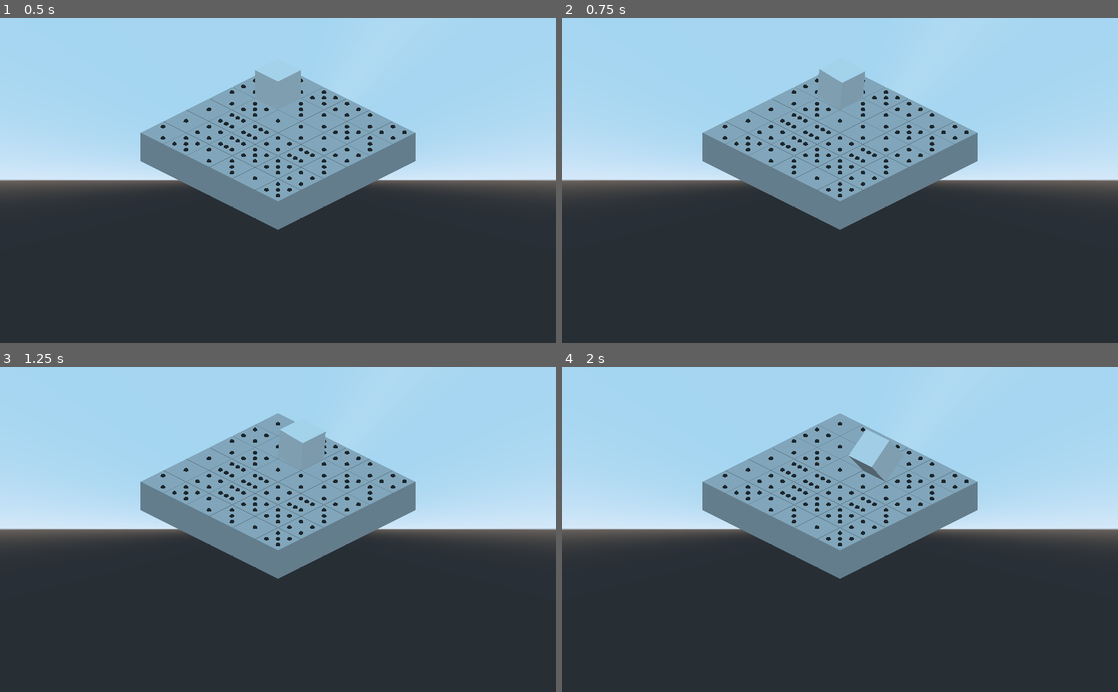
Above: before the commit, frames 1-4 (two rows, left to right).
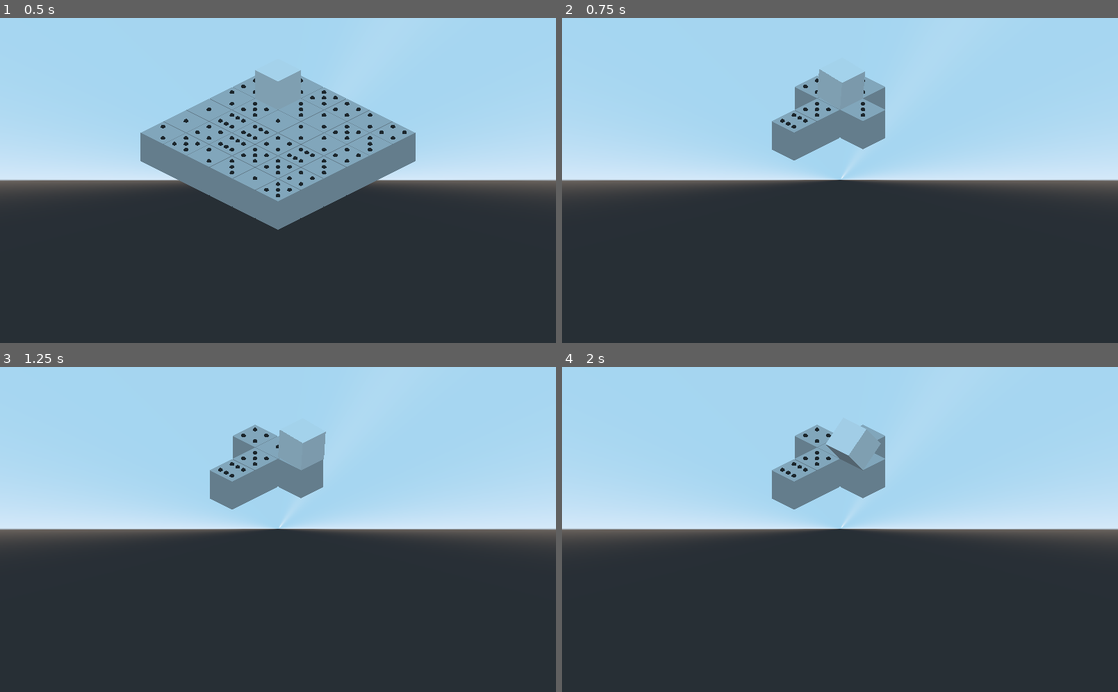
Above: after the commit, the same moments.

Repository: suaveware/gmtk-jam-2022
Game: Godot game, scene res://Main.tscn
The game is run twice, just before and just after one commit, with the same random seed, the same clock (stepped at 60 frames per second) and the same inputs.
Inputs:
- Up to frame 1 (0.5 s): no input
- Up to frame 2 (0.75 s): tap Enter at 0.5 s; hold D (roll_right) from 0.53 s (still down); tap R at 0.6 s
- Up to frame 3 (1.25 s): keep holding D (roll_right)
- Up to frame 4 (2 s): release D (roll_right) at 1.28 s; hold S (roll_down) from 1.28 s (still down); tap R at 1.35 s

Frame 1 is identical in both runs. In frame 2, 13% of the frame differs, in the area x 25-75%, y 17-66%; in frame 3, 13%; in frame 4, 14%, in the area x 25-75%, y 14-66%.

Commit message:
really track if player won

Diff:
--- a/Main.gd
+++ b/Main.gd
@@ -22,9 +22,10 @@
 			$Player.roll(movement.direction)
 
 
-func _on_Player_moved(direction) -> void:
-	if $Player.has_good_faces():
-		has_won = true
+func _input(event: InputEvent) -> void:
+	if event is InputEventKey and event.pressed:
+		if event.scancode == KEY_R:
+			grid.load_level(level)
 
 
 func _on_CameraPivot_rotated(direction: String) -> void:
@@ -42,3 +43,8 @@
 			player_movements[1].input = player_movements[2].input
 			player_movements[2].input = player_movements[3].input
 			player_movements[3].input = first_movement
+
+
+func _on_Grid_player_won() -> void:
+	has_won = true
+	pass
--- a/Main.tscn
+++ b/Main.tscn
@@ -56,6 +56,7 @@
 [node name="Down" type="Position3D" parent="Player/Pivot/Rotator/Mesh"]
 transform = Transform( 1, 0, 0, 0, 1, 0, 0, 0, 1, 0, -1, 0 )
 
+[connection signal="player_won" from="Grid" to="." method="_on_Grid_player_won"]
 [connection signal="rotated" from="CameraPivot" to="." method="_on_CameraPivot_rotated"]
 [connection signal="moved" from="Player" to="." method="_on_Player_moved"]
 [connection signal="moved" from="Player" to="Grid" method="_on_Player_moved"]
--- a/src/classes/Grid.gd
+++ b/src/classes/Grid.gd
@@ -1,4 +1,6 @@
 extends Spatial
+
+signal player_won
 
 export var width := 6
 export var height := 6
@@ -24,6 +26,9 @@
 
 
 func load_level(level: Level = null):
+	for child in get_children():
+		child.queue_free()
+
 	if(level):
 		for tile in level.Tiles:
 			instantiate_tile(tile.x, tile.y, tile.z)
@@ -33,8 +38,6 @@
 		for j in range(0, height):
 			if(!positions[Vector2(i, j)]):
 				instantiate_tile(i, j, rand_range(1,7))
-			else:
-				print('already tile at ',i,j)
 
 func instantiate_tile(x: int, y: int, value: int):
 	var new_tile = tile.instance()
@@ -59,16 +62,24 @@
 
 	var tile = positions[player_grid_position]
 	var facing_down_direction = get_facing_down_direction()
+	var is_empty = tile.get_children().size() == 0
+
+	if is_empty:
+		return
+
 	for child in tile.get_children():
-		var g = child.global_transform
+		var g_transform = child.global_transform
 		tile.remove_child(child)
 		facing_down_direction.add_child(child)
 
-		child.global_transform = g
+		child.global_transform = g_transform
 
 	var current_face_value = player.face_values[facing_down_direction.name]
 
 	player.face_values[facing_down_direction.name] = calculate_facing_points(current_face_value, tile, facing_down_direction)
+
+	if player.has_good_faces():
+		emit_signal("player_won")
 
 
 func get_facing_down_direction() -> Position3D:
@@ -88,6 +99,9 @@
 
 
 func player_can_roll(position: Vector3):
+	if owner.has_won:
+		return false
+
 	match(position):
 		Vector3.FORWARD:
 			return player_grid_position.y > 0
